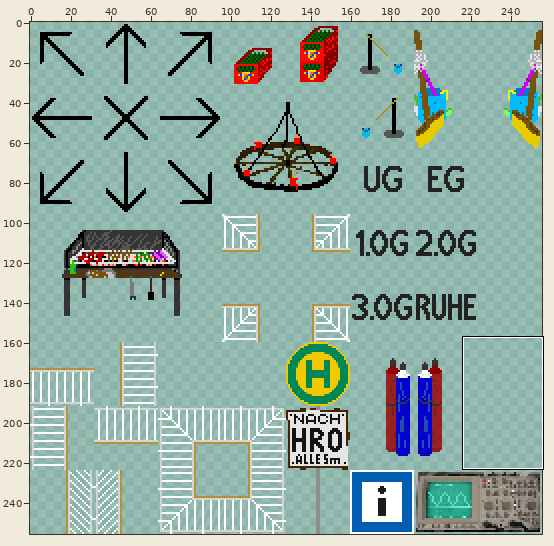
A sprite sheet gets an edit: Zapf_Uni_Greifswald/tilesets/tileset_Tristan.png. Above: a wide view before the commit, with the close-up outlined.
Close-up. The starting point:
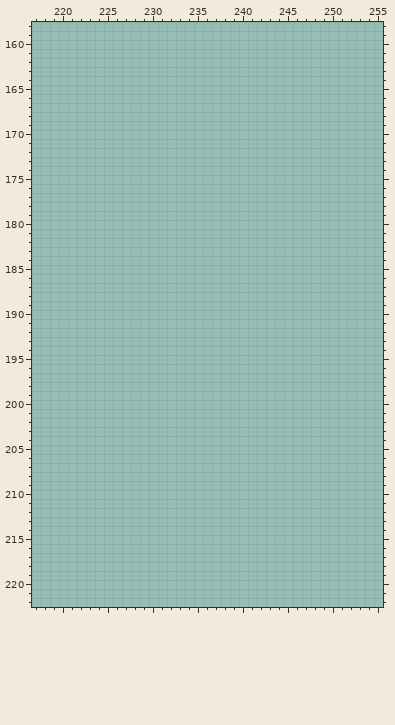
The file is 256x256 pixels. Colours within 5 levels of each other are drawn and written as one. Shown: x 217..255, y 158..222.
Palette (. is transparent): 
Pixels before (only the part around the change), first column x 217:
158 .......................................
159 .......................................
160 .......................................
161 .......................................
162 .......................................
163 .......................................
164 .......................................
165 .......................................
166 .......................................
167 .......................................
168 .......................................
169 .......................................
170 .......................................
171 .......................................
172 .......................................
173 .......................................
174 .......................................
175 .......................................
176 .......................................
177 .......................................
178 .......................................
179 .......................................
180 .......................................
181 .......................................
182 .......................................
183 .......................................
184 .......................................
185 .......................................
186 .......................................
187 .......................................
188 .......................................
189 .......................................
190 .......................................
191 .......................................
192 .......................................
193 .......................................
194 .......................................
195 .......................................
196 .......................................
197 .......................................
198 .......................................
199 .......................................
200 .......................................
201 .......................................
202 .......................................
203 .......................................
204 .......................................
205 .......................................
206 .......................................
207 .......................................
208 .......................................
209 .......................................
210 .......................................
211 .......................................
212 .......................................
213 .......................................
214 .......................................
215 .......................................
216 .......................................
217 .......................................
218 .......................................
219 .......................................
220 .......................................
221 .......................................
222 .......................................
New version:
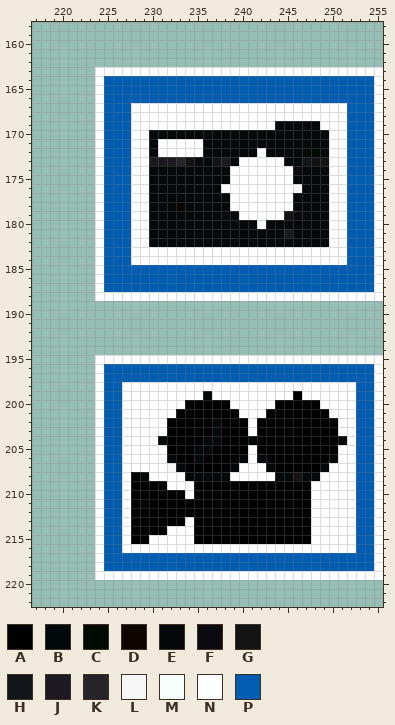
Colours new in this view: A #000000  B #000a0a  C #000b03  D #0d0500  E #060909  F #0b0a0f  G #131313  H #121519  J #1c1a20  K #252428  L #f6f6f6  M #f7fffc  N #ffffff  P #005db1
From old to new:
Changed rows in their new state; - is an unchanged pixel.
first column x 224:
163 NNNNNNNNNNNNNNNNNNNNNNNNNNNNNNNN
164 NPPPPPPPPPPPPPPPPPPPPPPPPPPPPPPN
165 NPPPPPPPPPPPPPPPPPPPPPPPPPPPPPPN
166 NPPPPPPPPPPPPPPPPPPPPPPPPPPPPPPN
167 NPPPNNNNNNNNNNNNNNNNNNNNNNNNPPPN
168 NPPPNNNNNNNNNNNNNNNNNNNNNNNNPPPN
169 NPPPNNNNNNNNNNNNNNNNEEEFENNNPPPN
170 NPPPNNEEEEEEEEEEEEEEEEEEEENNPPPN
171 NPPPNNENNNNNEEEEEEEEBEEEEENNPPPN
172 NPPPNNENNNNNEEEEEENEEEEECENNPPPN
173 NPPPNNJJJKGFEGJENNNNNEEHGGNNPPPN
174 NPPPNNEEEEEEEEENNNNNNNFEEENNPPPN
175 NPPPNNEEEEEEEEENNNNNNNEEEENNPPPN
176 NPPPNNEEEEEEEENNNNNNNNLEEENNPPPN
177 NPPPNNEEEEEEEEENNNNNNNEEEENNPPPN
178 NPPPNNEEEDEEEEENNNNNNNEEEENNPPPN
179 NPPPNNEEEEEEEEFENNNNNGFFEENNPPPN
180 NPPPNNEEEEEEEEEEEENEEEEEEENNPPPN
181 NPPPNNEEEEEEEEEEEEEEEJEEEENNPPPN
182 NPPPNNEEEEEEEEEEEEEEEEEEEENNPPPN
183 NPPPNNNNNNNNNNNNNNNNNNNNNNNNPPPN
184 NPPPNNNNNNNNNNNNNNNNNNNNNNNMPPPN
185 NPPPPPPPPPPPPPPPPPPPPPPPPPPPPPPN
186 NPPPPPPPPPPPPPPPPPPPPPPPPPPPPPPN
187 NPPPPPPPPPPPPPPPPPPPPPPPPPPPPPPN
188 NNNNNNNNNNNNNNNNNNNNNNNNNNNNNNNN
first column x 224:
195 NNNNNNNNNNNNNNNNNNNNNNNNNNNNNNNN
196 NPPPPPPPPPPPPPPPPPPPPPPPPPPPPPPN
197 NPPPPPPPPPPPPPPPPPPPPPPPPPPPPPPN
198 NPPNNNNNNNNNNNNNNNNNNNNNNNNNNPPN
199 NPPNNNNNNNNNENNNNNNNNNANNNNNNPPN
200 NPPNNNNNNNAAAAANNNNNAAAAANNNNPPN
201 NPPNNNNNNAAAAAAANNNAAAAAAANNNPPN
202 NPPNNNNNAAAAAEAAANAAAAAAAAANNPPN
203 NPPNNNNNAAAAAEAAANAAAAAAAAANNPPN
204 NPPNNNNEAAAAEEAAAEAAAAAAAAAENPPN
205 NPPNNNNNAAAEEAAAANAAAAAAAAANNPPN
206 NPPNNNNNEAAEAAAAENEAAAAAAAENNPPN
207 NPPNNNNNLEAAAAAENNNEAAAAAENNNPPN
208 NPPNAENNNNEEEEENNNNNEEGEENNNNPPN
209 NPPNAAAANNNAAAAAAAAAAAAANNNNNPPN
210 NPPNAAAAAANAAAAAAAAAAAAANNNNNPPN
211 NPPNAEAAAAAAAAAAAAAAAAAANNNNNPPN
212 NPPNAAAAAAAAAAAAAAAAAAAANNNNNPPN
213 NPPNAAAAAANAAAAAAAAAAAAANNNNNPPN
214 NPPNAAAANNNAAAAAAAAAAAAANNNNNPPN
215 NPPNAANNNNNAAAAAAAAAAAAANNNNNPPN
216 NPPNNNNNNNNNNNNNNNNNNNNNNNNNNPPN
217 NPPPPPPPPPPPPPPPPPPPPPPPPPPPPPPN
218 NPPPPPPPPPPPPPPPPPPPPPPPPPPPPPPN
219 NNNNNNNNNNNNNNNNNNNNNNNNNNNNNNNN
Where, in picture pixels (left, top, right, bottom), the same in both close-ups:
added: (95, 67, 383, 301)
added: (95, 355, 383, 580)
